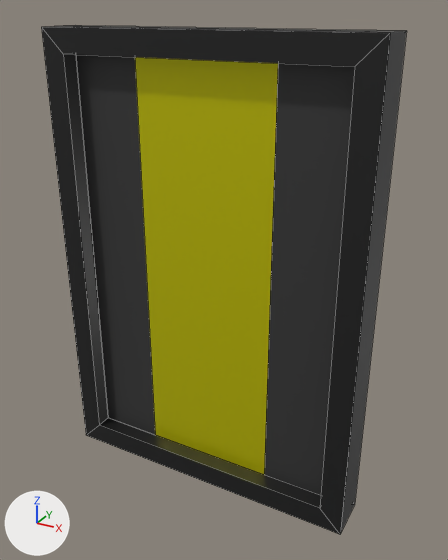
Before and after pictures for a commit that changed the FBX model resources/models/props/devices/roof_vent_2/roof_vent_2.fbx.
Camera for both pictures: a 50 mm camera at (0.965, -1.049, 0.535) aimed at (0.379, 0.017, 0.002). The axes (+X, +Y, +Z) are drawn at lower left. The lights are the same throughout. The older version comes first. Mesh edges are drawn as thin lines. Where no turn or scale is listed for an object, it has been applied to the vertices.

Names of what the first picture shows: 'rvent_door2', 'rvent_frame2'.
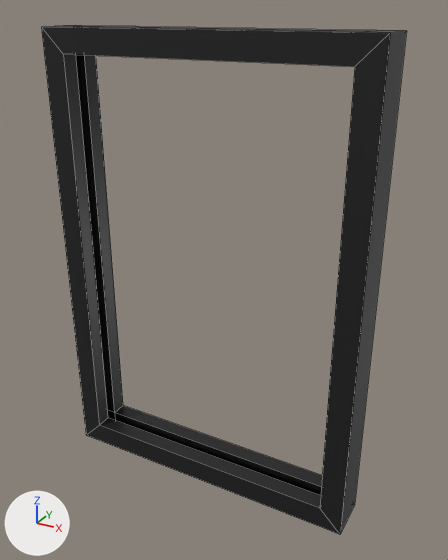
The newer file is also turned or shifted as a whole; pictures and numbers use the older file's frame.

What differs and where, as boxes [x1, y1, x2, y2] in the pictures (448 x 560 px):
'rvent_door2', deleted
    before: [76, 55, 355, 496]
    faces in mat_warning_004 (yellow #dbd700): [135, 57, 278, 475]
    faces in mat_main_metal_004 (dark grey #353535): [76, 55, 355, 496]

The change in detail:
Object 'rvent_door2' (ob_rvent_door2) is deleted.
